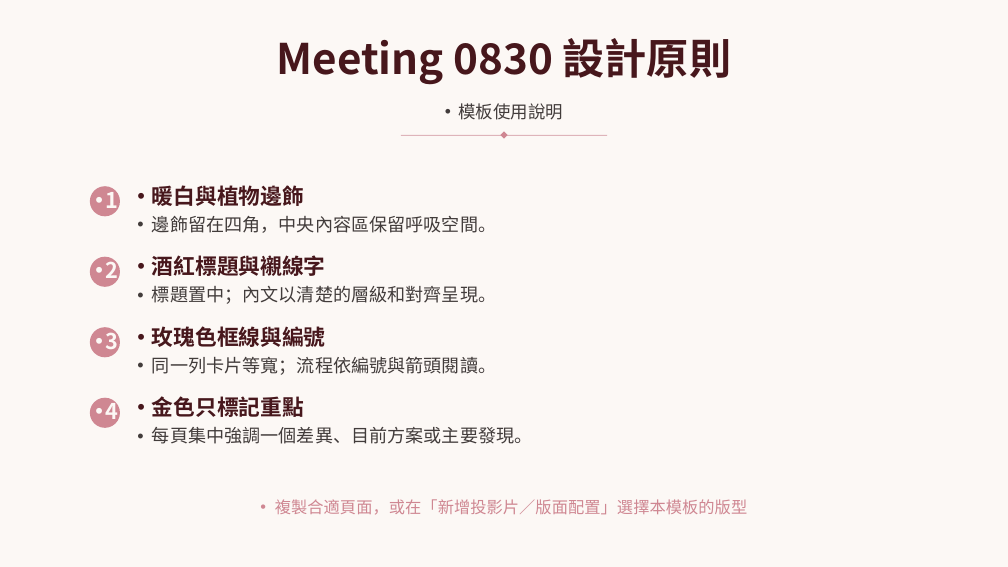
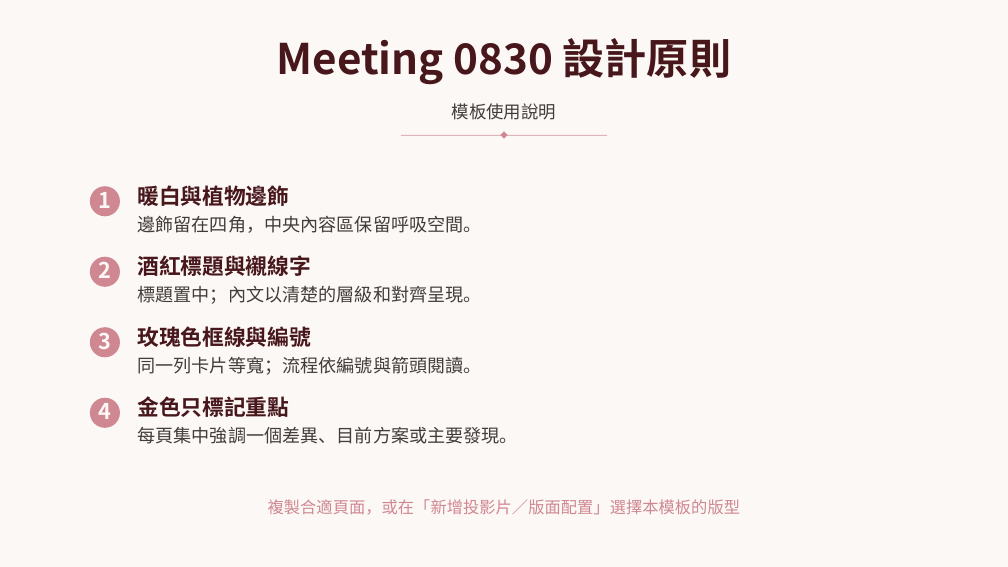
Before and after one commit to sophie8909/EAGLE, a slide deck: slide 8 of Meeting/20260907_meeting0830_template/deliverables/Meeting_0830_Template.pptx. Drawn at 1008x567 pixels with LibreOffice and Linux fonts; fonts in the diff are those of the drawing; background and template pictures are left out. Boxes give left, top, right and bottom in pixels: in the first picture for what was removed or moved away, otherwise in the second. Text is boxed around its words. In the diff, an @@ line names an element or a change of style, - is before the commit and + after.

Commit message:
fix(meeting): prevent inherited bullets in template placeholders

```diff
--- a/Meeting/20260907_meeting0830_template/deliverables/Meeting_0830_Template.pptx
+++ b/Meeting/20260907_meeting0830_template/deliverables/Meeting_0830_Template.pptx
@@ bullet • to none in 14 elements at [452,103,557,120], [99,186,112,208], [137,185,289,206], [137,216,481,233], [99,257,112,278], [137,255,311,276], [137,286,481,304], [99,327,112,349], [137,326,311,347], [137,357,481,375], [99,398,112,419], [137,396,289,417], [137,427,518,444], [268,499,740,515] @@
```
Also in this commit, not shown: 7 other slides changed.
